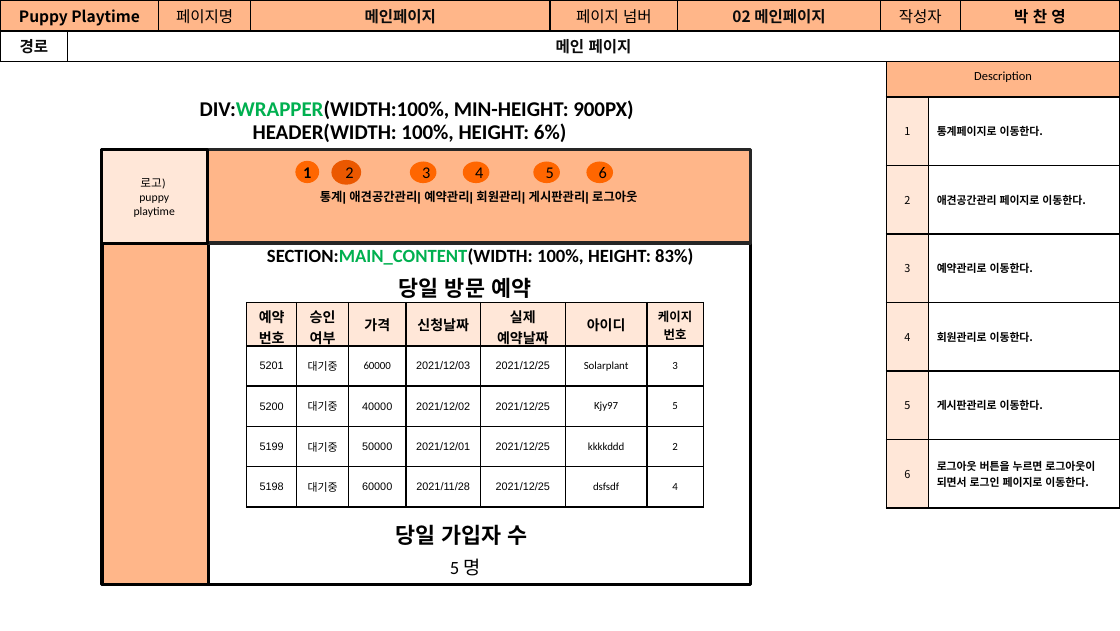
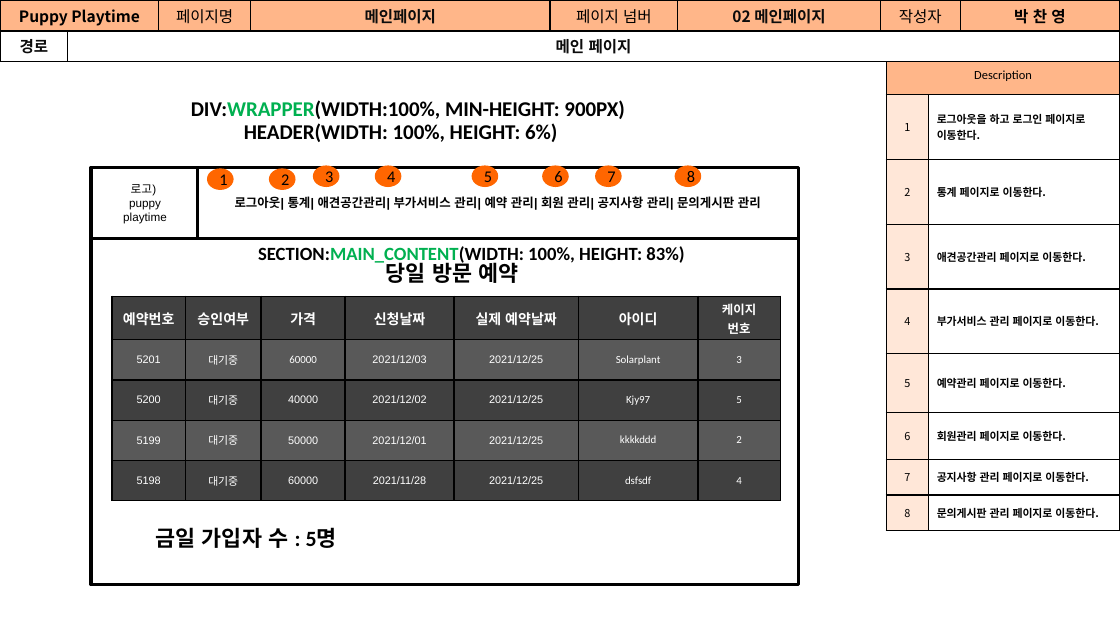
Before and after one commit to Jogging-Kim-Chaebak/PuppyPlaytime, a slide deck: slide 6 of 프로젝트 산출물/9. 스토리보드/Puppy Playtime 관리자 스토리보드.pptx. Drawn at 1120x631 pixels with LibreOffice and Linux fonts; fonts in the diff are those of the drawing. Boxes give left, top, right and bottom in pixels: in the first picture for what was removed or moved away, otherwise in the second. Text is boxed around its words. In the diff, an @@ line names an element or a change of style, - is before the commit and + after.

```diff
--- a/프로젝트 산출물/9. 스토리보드/Puppy Playtime 관리자 스토리보드.pptx
+++ b/프로젝트 산출물/9. 스토리보드/Puppy Playtime 관리자 스토리보드.pptx
@@ table at box(886, 56, 1120, 530) @@
-row 2: 1 | 통계페이지로 이동한다.
-row 3: 2 | 애견공간관리 페이지로 이동한다.
-row 4: 3 | 예약관리로 이동한다.
-row 5: 4 | 회원관리로 이동한다.
-row 6: 5 | 게시판관리로 이동한다.
-row 7: 6 | 로그아웃 버튼을 누르면 로그아웃이 되면서 로그인 페이지로 이동한다.
+row 2: 1 | 로그아웃을 하고 로그인 페이지로 이동한다.
+row 3: 2 | 통계 페이지로 이동한다.
+row 4: 3 | 애견공간관리 페이지로 이동한다.
+row 5: 4 | 부가서비스 관리 페이지로 이동한다.
+row 6: 5 | 예약관리 페이지로 이동한다.
+row 7: 6 | 회원관리 페이지로 이동한다.
+row 8: 7 | 공지사항 관리 페이지로 이동한다.
+row 9: 8 | 문의게시판 관리 페이지로 이동한다.
@@ text "DIV:WRAPPER(WIDTH:100%, MIN-HEIGHT: 900PX)": place and size @@
-text "DIV:WRAPPER(WIDTH:100%, MIN-HEIGHT: 900PX)" at box(200, 100, 633, 119)
+text "DIV:WRAPPER(WIDTH:100%, MIN-HEIGHT: 900PX)" at box(191, 100, 624, 119)
@@ text "HEADER(WIDTH: 100%, HEIGHT: 6%)": place and size @@
-text "HEADER(WIDTH: 100%, HEIGHT: 6%)" at box(253, 123, 566, 142)
+text "HEADER(WIDTH: 100%, HEIGHT: 6%)" at box(244, 123, 557, 142)
@@ rectangle "로고)": place and size @@
-rectangle "로고)" at box(102, 150, 208, 244)
+rectangle "로고)" at box(91, 167, 199, 239)
@@ rectangle "로고)" at box(91, 167, 199, 239): font Calibri to Arial; fill #FFE7D8 to #FFFFFF @@
@@ rectangle "로그아웃| 통계| 애견공간관리| 부가서비스 관리| ...": place and size @@
-rectangle "로그아웃| 통계| 애견공간관리| 부가서비스 관리| ..." at box(207, 150, 750, 243)
+rectangle "로그아웃| 통계| 애견공간관리| 부가서비스 관리| ..." at box(197, 167, 797, 239)
@@ rectangle "로그아웃| 통계| 애견공간관리| 부가서비스 관리| ..." at box(197, 167, 797, 239): fill #FFB689 to #FFFFFF; outline #262626 2 pt to #000000 2 pt @@
@@ ellipse "1": place and size @@
-ellipse "1" at box(296, 161, 319, 184)
+ellipse "1" at box(207, 168, 234, 189)
@@ ellipse "1" at box(207, 168, 234, 189): bold off @@
@@ ellipse "2": place and size @@
-ellipse "2" at box(333, 161, 360, 183)
+ellipse "2" at box(269, 168, 296, 189)
@@ ellipse "2" at box(269, 168, 296, 189): fill #EB5800 to #FF6600; outline #EB5800 2 pt to none @@
@@ ellipse "3": place and size @@
-ellipse "3" at box(410, 161, 437, 183)
+ellipse "3" at box(312, 166, 339, 187)
@@ ellipse "4": place and size @@
-ellipse "4" at box(463, 161, 489, 183)
+ellipse "4" at box(375, 166, 402, 187)
@@ ellipse "5": place and size @@
-ellipse "5" at box(533, 161, 560, 183)
+ellipse "5" at box(472, 166, 498, 187)
@@ ellipse "6": place and size @@
-ellipse "6" at box(587, 161, 614, 183)
+ellipse "6" at box(542, 166, 569, 187)
@@ ellipse added at box(595, 166, 622, 187), fill #FF6600, 10.5 pt, text #000000 @@
+7
@@ ellipse added at box(674, 166, 701, 187), fill #FF6600, 10.5 pt, text #000000 @@
+8
@@ text in rectangle at box(235, 196, 761, 210): text changed; size 7.9 to 8 pt @@
-통계| 애견공간관리| 예약관리| 회원관리| 게시판관리| 로그아웃
+로그아웃| 통계| 애견공간관리| 부가서비스 관리| 예약 관리| 회원 관리| 공지사항 관리| 문의게시판 관리
@@ rectangle "ㄴㅇㅁㅇㄴㅁㅇ": place and size @@
-rectangle "ㄴㅇㅁㅇㄴㅁㅇ" at box(102, 239, 750, 585)
+rectangle "ㄴㅇㅁㅇㄴㅁㅇ" at box(91, 239, 797, 585)
@@ rectangle removed at box(103, 224, 208, 585) @@
@@ text "SECTION:MAIN_CONTENT(WIDTH: 100%, HEIGHT: 83%)": place and size @@
-text "SECTION:MAIN_CONTENT(WIDTH: 100%, HEIGHT: 83%)" at box(267, 248, 693, 265)
+text "SECTION:MAIN_CONTENT(WIDTH: 100%, HEIGHT: 83%)" at box(258, 246, 684, 265)
@@ text "당일 방문 예약": place and size @@
-text "당일 방문 예약" at box(399, 277, 531, 298)
+text "당일 방문 예약" at box(386, 259, 518, 283)
@@ table at box(112, 296, 781, 501) @@
@@ fill #FFE7D8 to #404040 in row 1 @@
@@ fill none to #595959 in 14 cells @@
@@ fill none to #404040 in 14 cells @@
@@ text colour #000000 to #FFFFFF @@
@@ table: place and size @@
-table at box(246, 302, 702, 507)
+table at box(112, 296, 781, 501)
@@ text in rectangle at box(392, 401, 497, 423): text added @@
+ㄴㅇㅁㅇㄴㅁㅇ
@@ text at box(156, 527, 337, 548): text changed @@
-당일 가입자 수
+금일 가입자 수 : 5명
@@ text removed at box(450, 558, 481, 576) @@
-5 명
```
Also in this commit, not shown: 22 other slides changed, 1 slide added, 2 slides removed, 12 other files.
